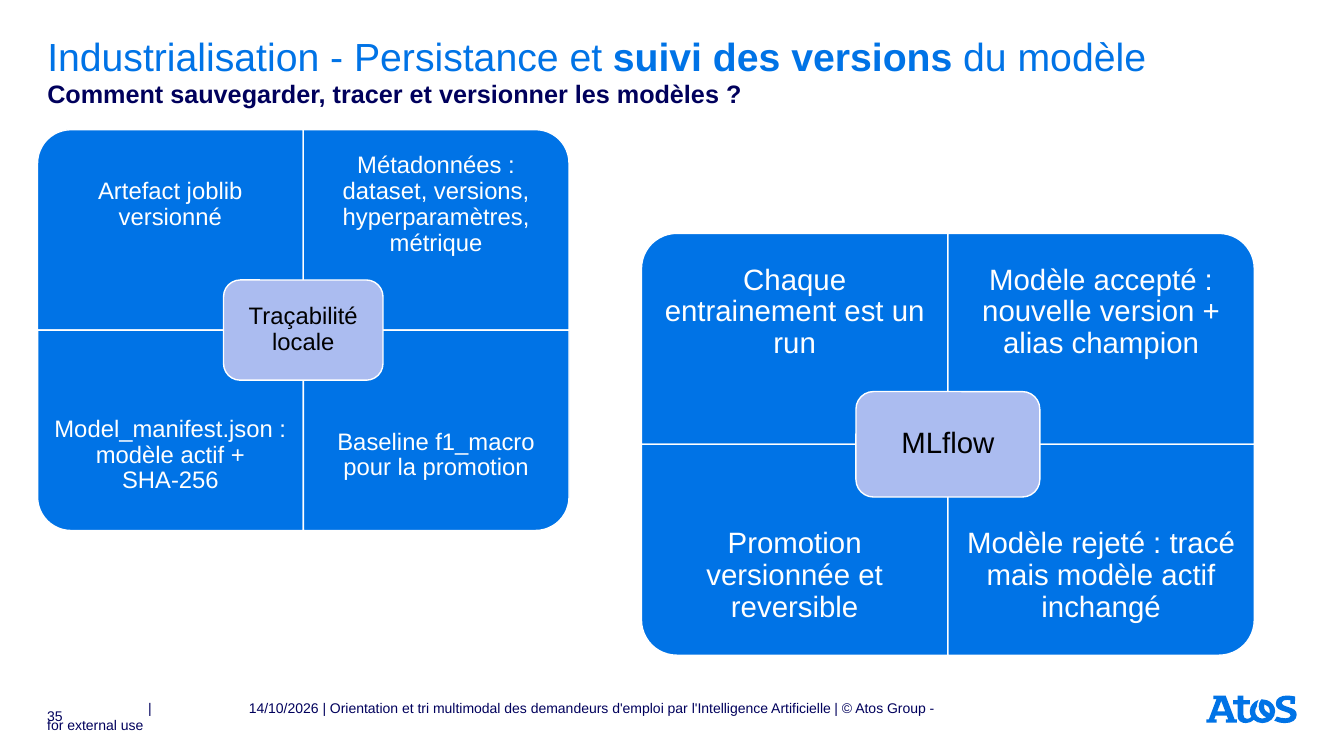
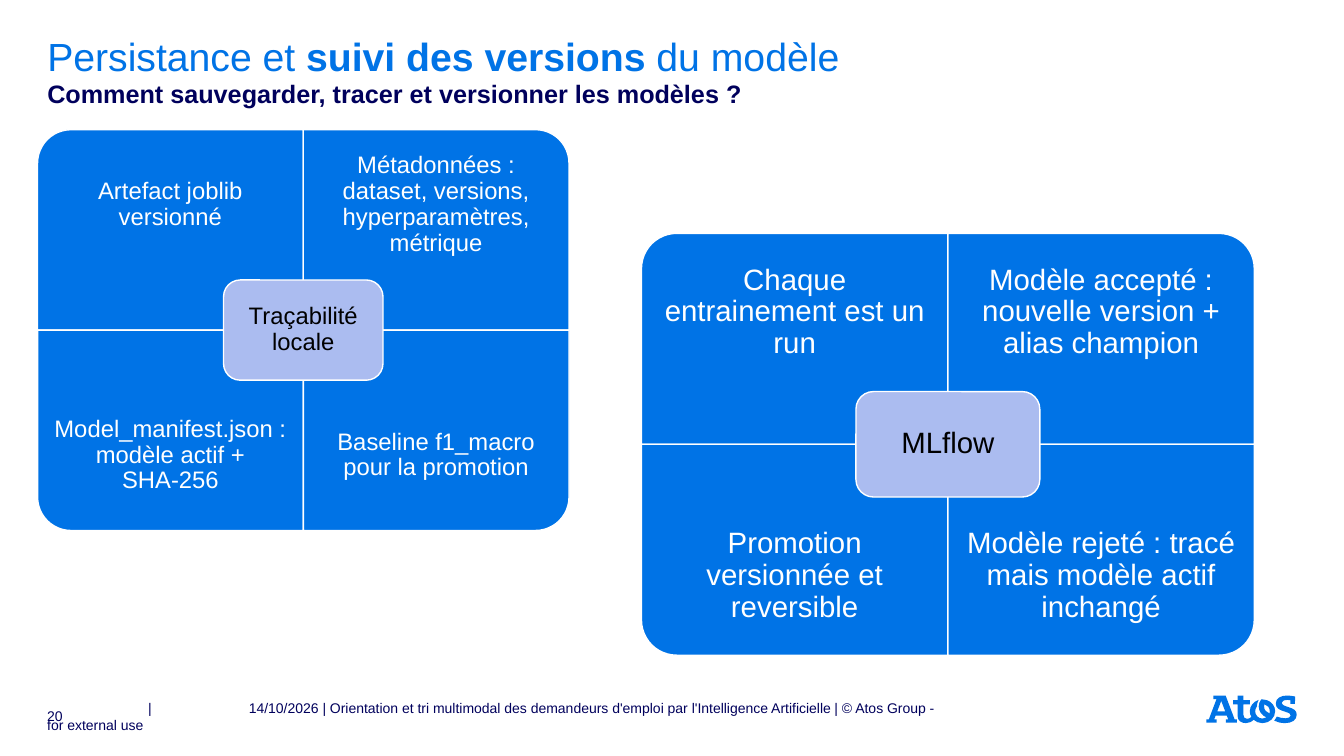
Before and after one commit to rbatos/Cas_usage_certif, a slide deck: slide 20 of presentation/Support_soutenance_certif.pptx (slide 35 before the commit). Drawn at 1344x756 pixels with LibreOffice and Linux fonts; fonts in the diff are those of the drawing. Boxes give left, top, right and bottom in pixels: in the first picture for what was removed or moved away, otherwise in the second. Text is boxed around its words. In the diff, an @@ line names an element or a change of style, - is before the commit and + after.

```diff
--- a/presentation/Support_soutenance_certif.pptx
+++ b/presentation/Support_soutenance_certif.pptx
@@ title at [47,42,839,72]: text changed @@
-Industrialisation - Persistance et suivi des versions du modèle
+Persistance et suivi des versions du modèle
@@ page number at [47,711,63,725]: text changed @@
-35
+20
```
Also in this commit, not shown: 25 other slides changed, 18 slides removed, 2 other files.
